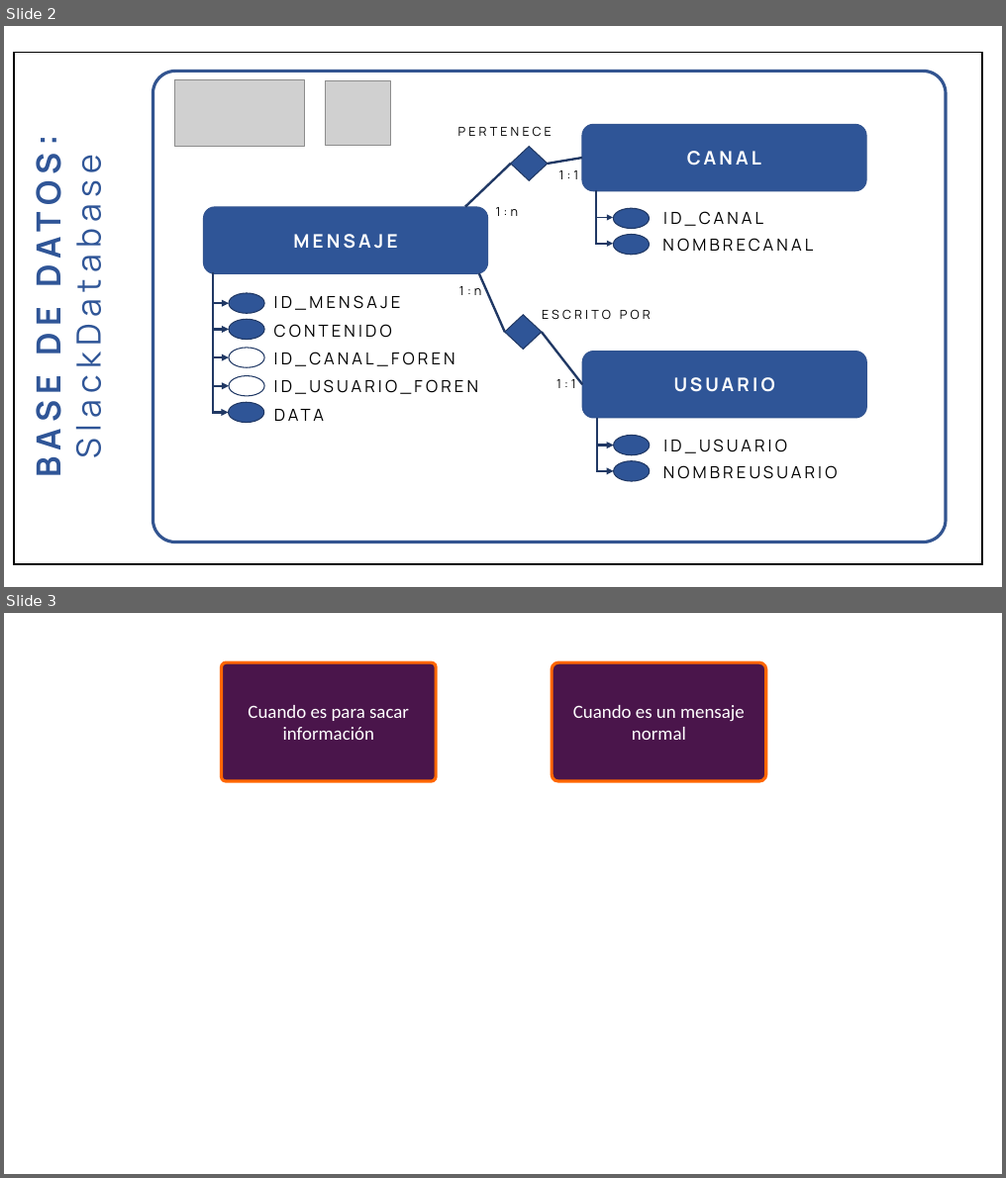
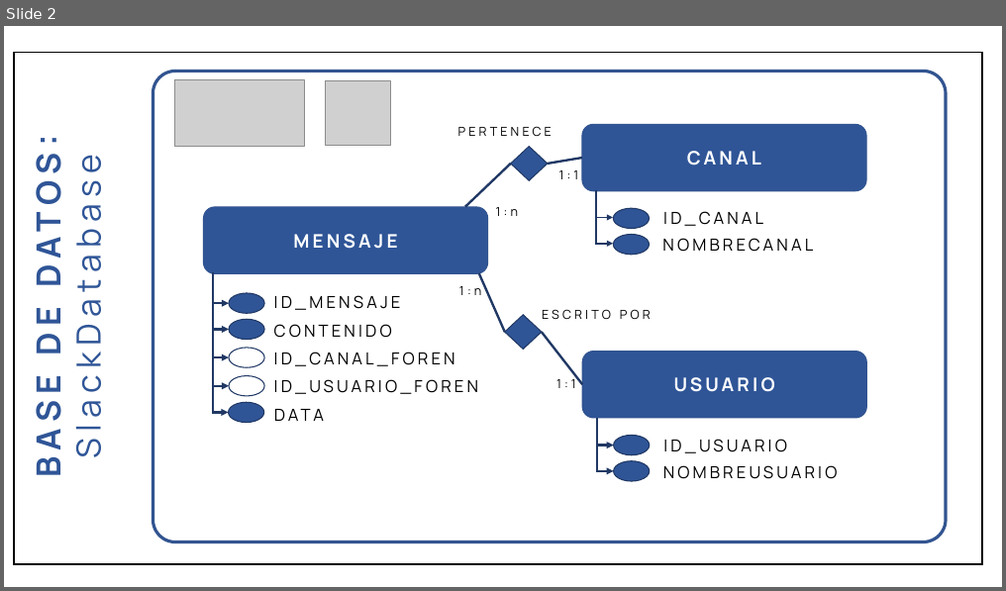
Before and after one commit to SebastianDuranV/TutorialesArquitecturaDeSoftware, a slide deck: Proyecto/ARQUITECTURA.pptx. Shown one above the other, each under a label of ours: slides 2 and 3 before the commit, slide 2 after it. The pictures are 1006x1178 and 1006x591 pixels, drawn with LibreOffice and Linux fonts; fonts in the diff are those of the drawing; grey boxes stand for pictures. Boxes give left, top, right and bottom in pixels: in the first picture for what was removed or moved away, otherwise in the second. Text is boxed around its words. In the diff, an @@ line names an element or a change of style, - is before the commit and + after.

```diff
--- a/Proyecto/ARQUITECTURA.pptx
+++ b/Proyecto/ARQUITECTURA.pptx
@@ slide 3 removed at (x1=4, y1=613, x2=1002, y2=1174), background #FFFFFF @@
@@ rounded rectangle removed at (x1=221, y1=663, x2=436, y2=781) @@
-Cuando es para sacar información
@@ rounded rectangle removed at (x1=552, y1=663, x2=767, y2=781) @@
-Cuando es un mensaje normal
```
Also in this commit, not shown: 1 slide changed, 4 other files.
